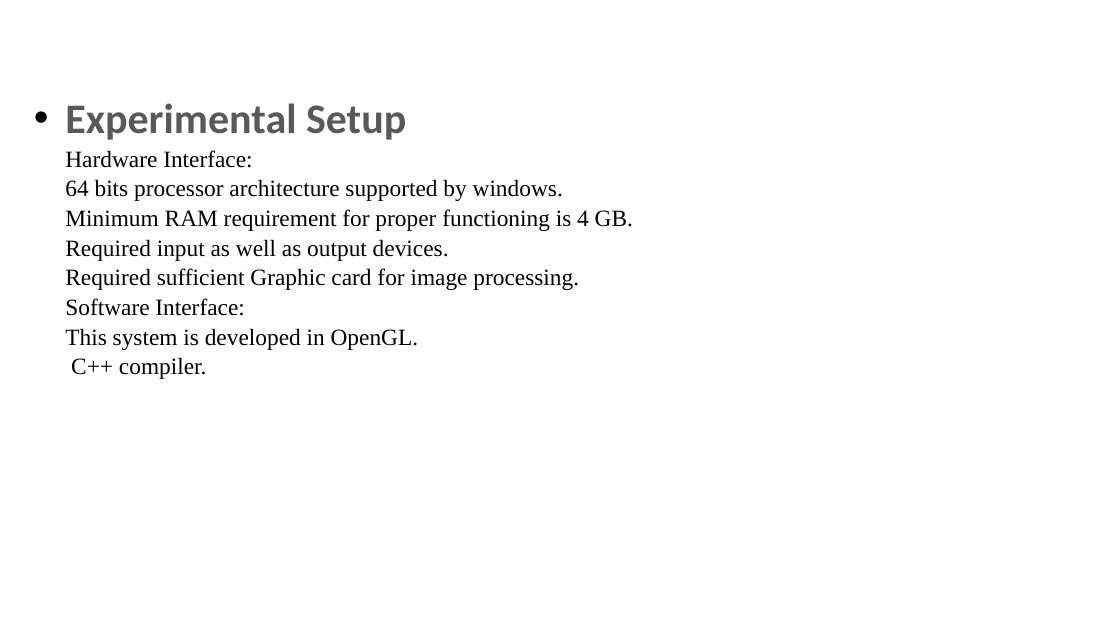
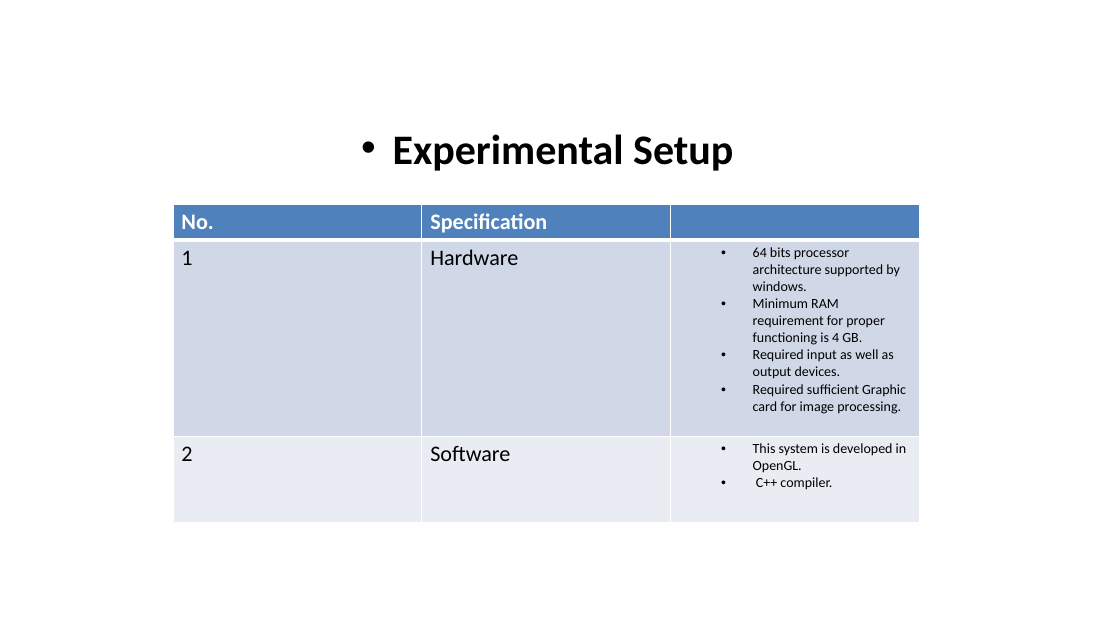
Before and after one commit to shahanxali/Mendeleev-s-Marvel, a slide deck: slide 9 of PPT_.pptx (slide 10 before the commit). Drawn at 1120x630 pixels with LibreOffice and Linux fonts; fonts in the diff are those of the drawing; background and template pictures are left out. Boxes give left, top, right and bottom in pixels: in the first picture for what was removed or moved away, otherwise in the second. Text is boxed around its words. In the diff, an @@ line names an element or a change of style, - is before the commit and + after.

```diff
--- a/PPT_.pptx
+++ b/PPT_.pptx
@@ title at [393,134,733,171]: text changed; size 20 to 36 pt; font Times New Roman to Calibri; bold on @@
-• Experimental Setup
-  Hardware Interface:
-  64 bits processor architecture supported by windows.
-  Minimum RAM requirement for proper functioning is 4 GB.
-  Required input as well as output devices.
-  Required sufficient Graphic card for image processing.
-  Software Interface:
-  This system is developed in OpenGL.
-  C++ compiler.
+• Experimental Setup
@@ table added at [173,205,919,518], 3 rows, 3 columns @@
+No. | Specification | 
+1 | Hardware | 64 bits processor architecture supported by windows. / Minimum RAM requirement for proper functioning is 4 GB. / Required input as well as output devices. / Required sufficient Graphic card for image processing.
+2 | Software | This system is developed in OpenGL. / C++ compiler.
```
Also in this commit, not shown: 8 other slides changed, 4 slides added, 8 slides removed, 7 other files.
